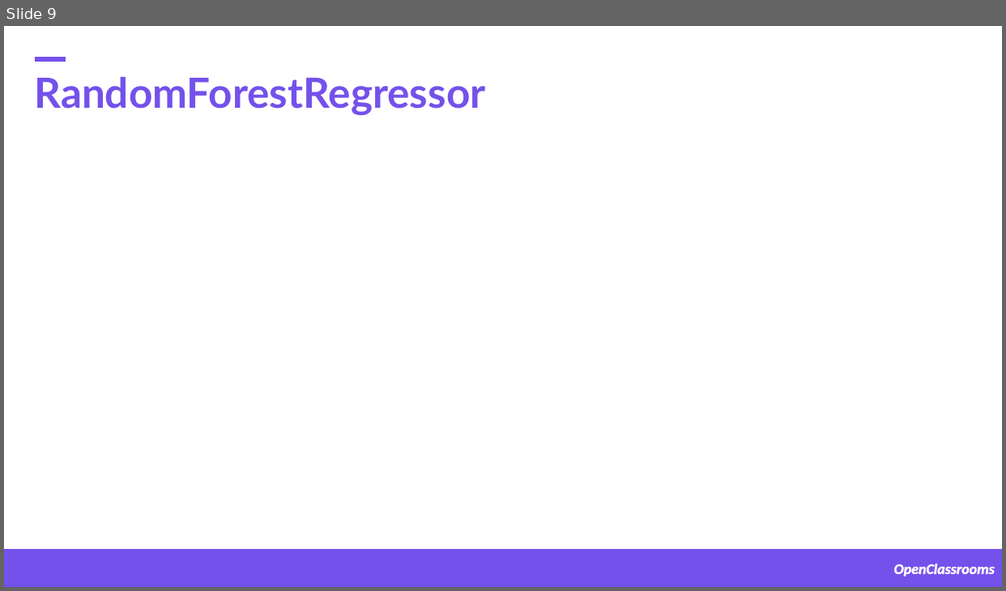
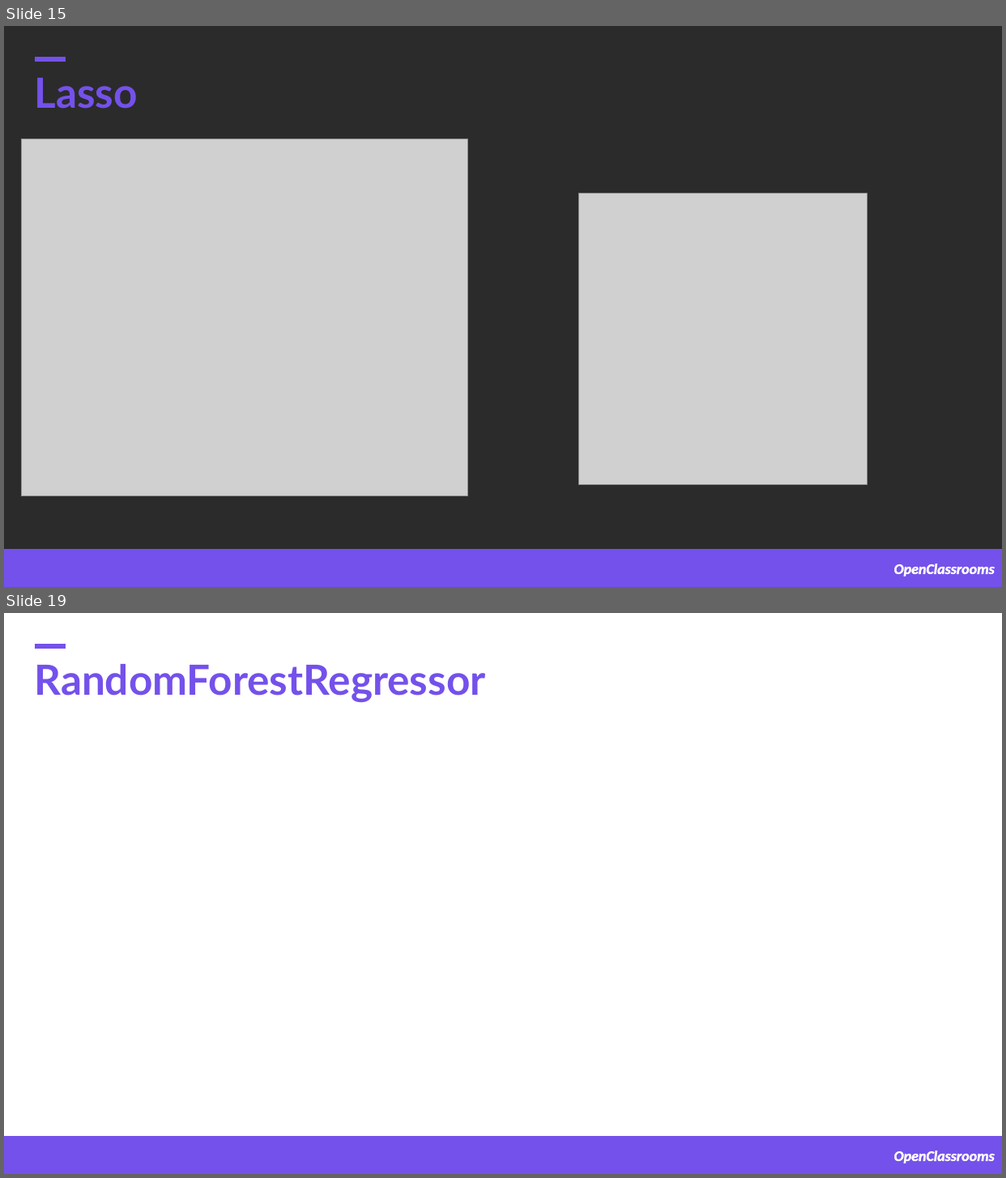
Before and after one commit to samirhinojosa/OC-P4-consumption-needs-of-buildings, a slide deck: supports/08192021.pptx. Shown one above the other, each under a label of ours: slide 9 before the commit, slides 15 and 19 after it; the slides between them are not shown. The pictures are 1006x591 and 1006x1178 pixels, drawn with LibreOffice and Linux fonts; fonts in the diff are those of the drawing; grey boxes stand for pictures; background and template pictures are left out; a plain dark background stands for a picture behind light text. Boxes give left, top, right and bottom in pixels: in the first picture for what was removed or moved away, otherwise in the second. Text is boxed around its words. In the diff, an @@ line names an element or a change of style, - is before the commit and + after.

```diff
--- a/supports/08192021.pptx
+++ b/supports/08192021.pptx
@@ slide 15 added at bbox=[4, 26, 1002, 587], background picture (left out) @@
@@ rectangle added at bbox=[35, 57, 65, 61], fill #7451EB, outline #7451EB 1 pt @@
@@ text added at bbox=[35, 78, 138, 109], 40 pt, text #7451EB, bold @@
+Lasso
@@ picture added at bbox=[21, 139, 468, 496] @@
@@ picture added at bbox=[579, 194, 867, 485] @@
@@ rectangle added at bbox=[4, 550, 1002, 587], fill #7451EB, outline #7451EB 1 pt @@
@@ text added at bbox=[894, 564, 995, 577], 14 pt, text #FFFFFF, bold, italic @@
+OpenClassrooms
@@ what was slide 9 is now slide 19 @@
```
Also in this commit, not shown: 8 slides changed, 10 other slides added, 9 other files.
